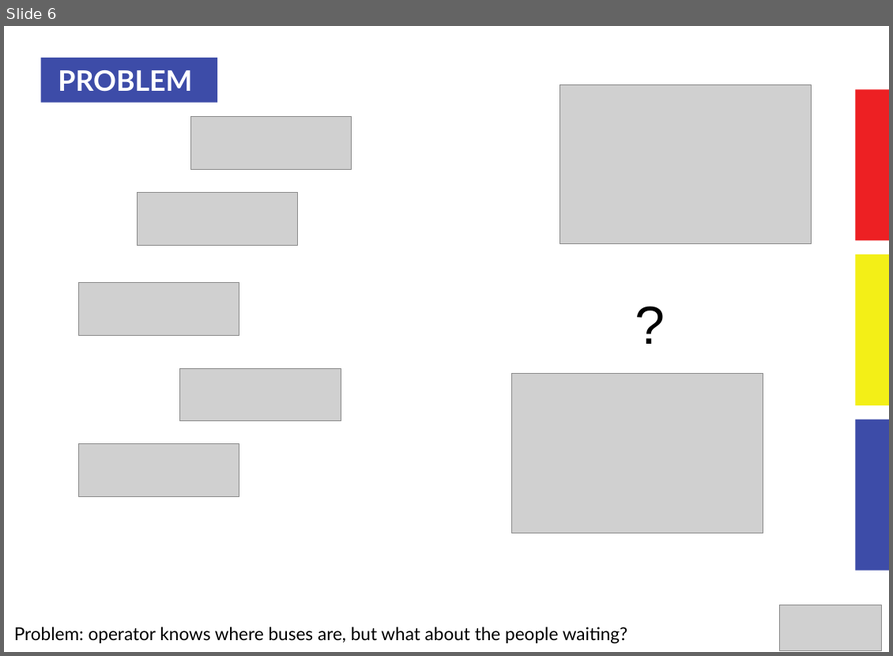
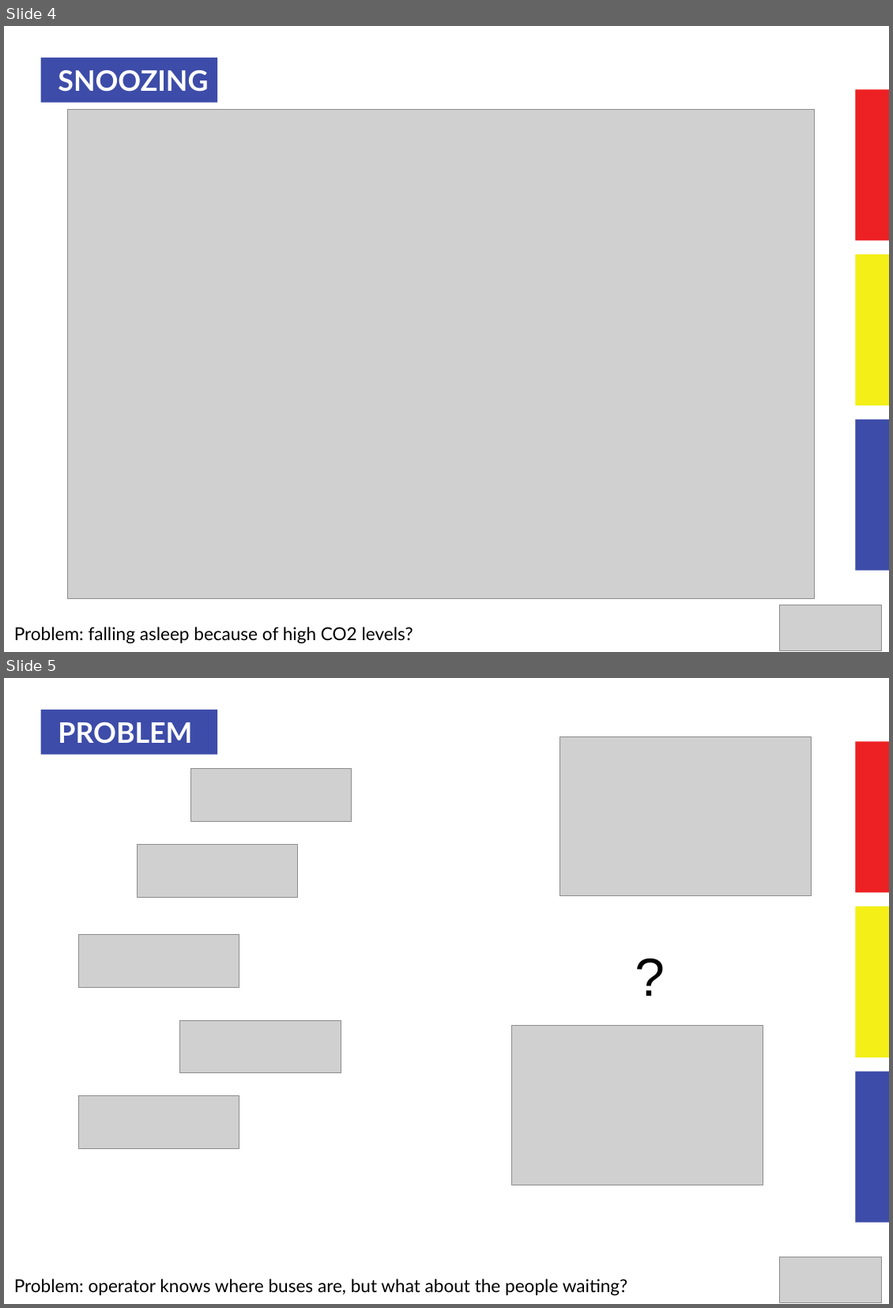
Before and after one commit to DamonHD/OpenTRV-Archive-20160813, a slide deck: docs/talks/Y4-20150719/Y4-20150719.odp. Shown one above the other, each under a label of ours: slide 6 before the commit, slides 4 and 5 after it. The pictures are 893x656 and 893x1308 pixels, drawn with LibreOffice and Linux fonts; fonts in the diff are those of the drawing; grey boxes stand for pictures. Boxes give left, top, right and bottom in pixels: in the first picture for what was removed or moved away, otherwise in the second. Text is boxed around its words. In the diff, an @@ line names an element or a change of style, - is before the commit and + after.

```diff
--- a/docs/talks/Y4-20150719/Y4-20150719.odp
+++ b/docs/talks/Y4-20150719/Y4-20150719.odp
@@ slide 4 added at bbox=[4, 26, 889, 652], background #FFFFFF @@
@@ freeform shape added at bbox=[41, 58, 217, 103], fill #3D4CA8 @@
@@ text added at bbox=[58, 70, 208, 92], 38 pt, text #FFFFFF, bold @@
+SNOOZING
@@ freeform shape added at bbox=[855, 90, 889, 241], fill #ED2023 @@
@@ picture added at bbox=[68, 109, 815, 598] @@
@@ freeform shape added at bbox=[855, 254, 889, 405], fill #F3EF17 @@
@@ freeform shape added at bbox=[855, 419, 889, 570], fill #3D4CA8 @@
@@ picture added at bbox=[779, 604, 882, 650] @@
@@ text added at bbox=[14, 626, 413, 643], 24 pt, text #000000 @@
+Problem: falling asleep because of high CO2 levels?
@@ what was slide 6 is now slide 5 @@
```
Also in this commit, not shown: 2 slides removed, 1 other file.
